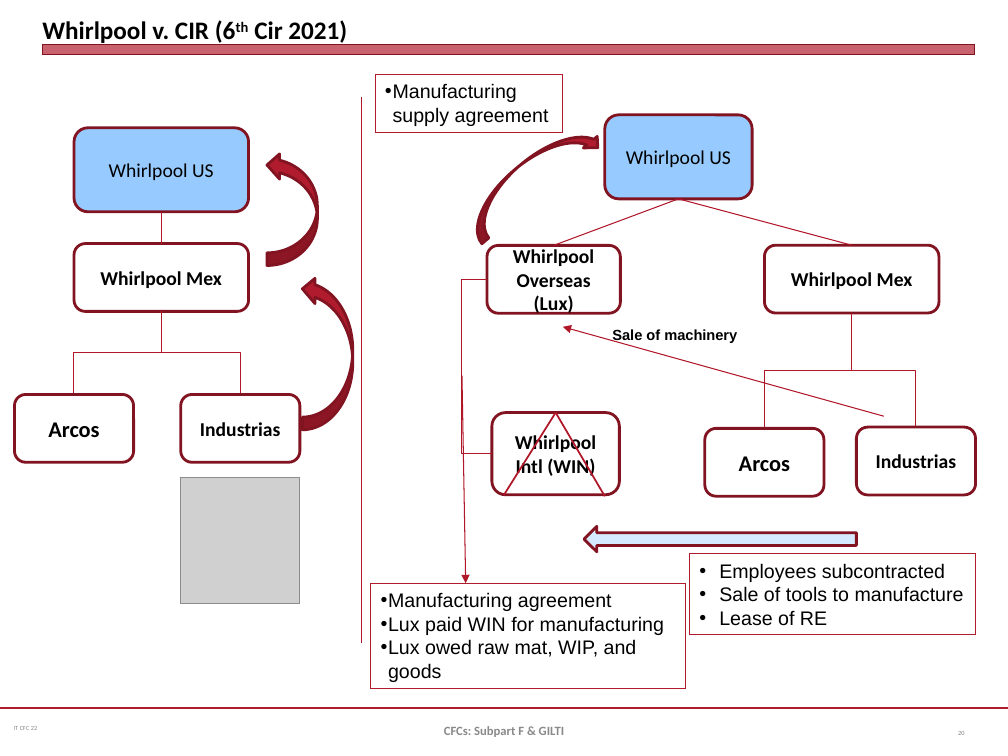
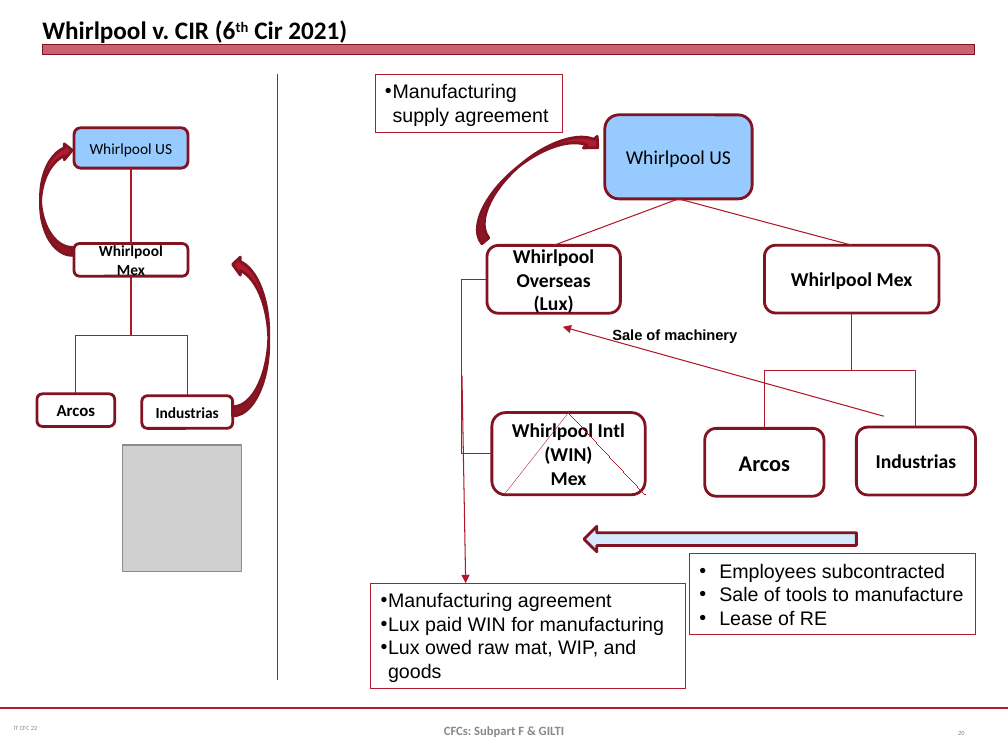
Before and after one commit to jmc877/International-Tax, a slide deck: slide 20 of slides/IT_CFC_22_1.pptx. Drawn at 1008x756 pixels with LibreOffice and Linux fonts; fonts in the diff are those of the drawing; grey boxes stand for pictures. Boxes give left, top, right and bottom in pixels: in the first picture for what was removed or moved away, otherwise in the second. Text is boxed around its words. In the diff, an @@ line names an element or a change of style, - is before the commit and + after.

```diff
--- a/slides/IT_CFC_22_1.pptx
+++ b/slides/IT_CFC_22_1.pptx
@@ line moved from (361, 97) - (361, 643) to (277, 75) - (277, 680) @@
@@ curved up arrow: place and size @@
-curved up arrow at bbox=[267, 152, 318, 265]
+curved up arrow at bbox=[41, 143, 72, 256]
@@ curved up arrow at bbox=[41, 143, 72, 256]: mirrored @@
@@ size 14 to 11 pt in 3 elements at bbox=[74, 244, 187, 276], bbox=[142, 396, 233, 428], bbox=[74, 128, 187, 168] @@
@@ rounded rectangle "Whirlpool US": place and size @@
-rounded rectangle "Whirlpool US" at bbox=[74, 128, 248, 212]
+rounded rectangle "Whirlpool US" at bbox=[74, 128, 187, 168]
@@ line moved from (161, 212) - (161, 244) to (131, 168) - (131, 244) @@
@@ rounded rectangle "Whirlpool Mex": place and size @@
-rounded rectangle "Whirlpool Mex" at bbox=[74, 244, 248, 311]
+rounded rectangle "Whirlpool Mex" at bbox=[74, 244, 187, 276]
@@ curved up arrow: place and size @@
-curved up arrow at bbox=[302, 276, 353, 429]
+curved up arrow at bbox=[232, 256, 269, 416]
@@ curved up arrow at bbox=[232, 256, 269, 416]: proportions changed @@
@@ elbow line moved from (161, 311) - (74, 394) to (131, 276) - (76, 394) @@
@@ elbow line moved from (161, 311) - (240, 394) to (131, 276) - (187, 396) @@
@@ rounded rectangle "Arcos": place and size @@
-rounded rectangle "Arcos" at bbox=[14, 394, 133, 462]
+rounded rectangle "Arcos" at bbox=[37, 394, 115, 426]
@@ rounded rectangle "Arcos" at bbox=[37, 394, 115, 426]: size 16 to 12 pt @@
@@ rounded rectangle "Industrias": place and size @@
-rounded rectangle "Industrias" at bbox=[180, 394, 299, 462]
+rounded rectangle "Industrias" at bbox=[142, 396, 233, 428]
@@ rounded rectangle "Whirlpool Intl (WIN) Mex": place and size @@
-rounded rectangle "Whirlpool Intl (WIN) Mex" at bbox=[492, 412, 620, 495]
+rounded rectangle "Whirlpool Intl (WIN) Mex" at bbox=[492, 412, 645, 495]
@@ line moved from (555, 412) - (504, 495) to (569, 412) - (504, 495) @@
@@ line (569, 412) - (504, 495): stroke #B0182A 1.25 pt to #B0182A 0.25 pt @@
@@ line moved from (555, 412) - (605, 496) to (569, 412) - (645, 495) @@
@@ line (569, 412) - (645, 495): stroke #B0182A 1.25 pt to #B0182A 0 pt @@
@@ picture: place and size @@
-picture at bbox=[180, 478, 299, 604]
+picture at bbox=[123, 445, 242, 571]
@@ text in rounded rectangle at bbox=[512, 421, 625, 485]: text changed @@
-Whirlpool
-Intl (WIN)
+Whirlpool Intl (WIN)
+Mex
```
Also in this commit, not shown: 1 other file.
